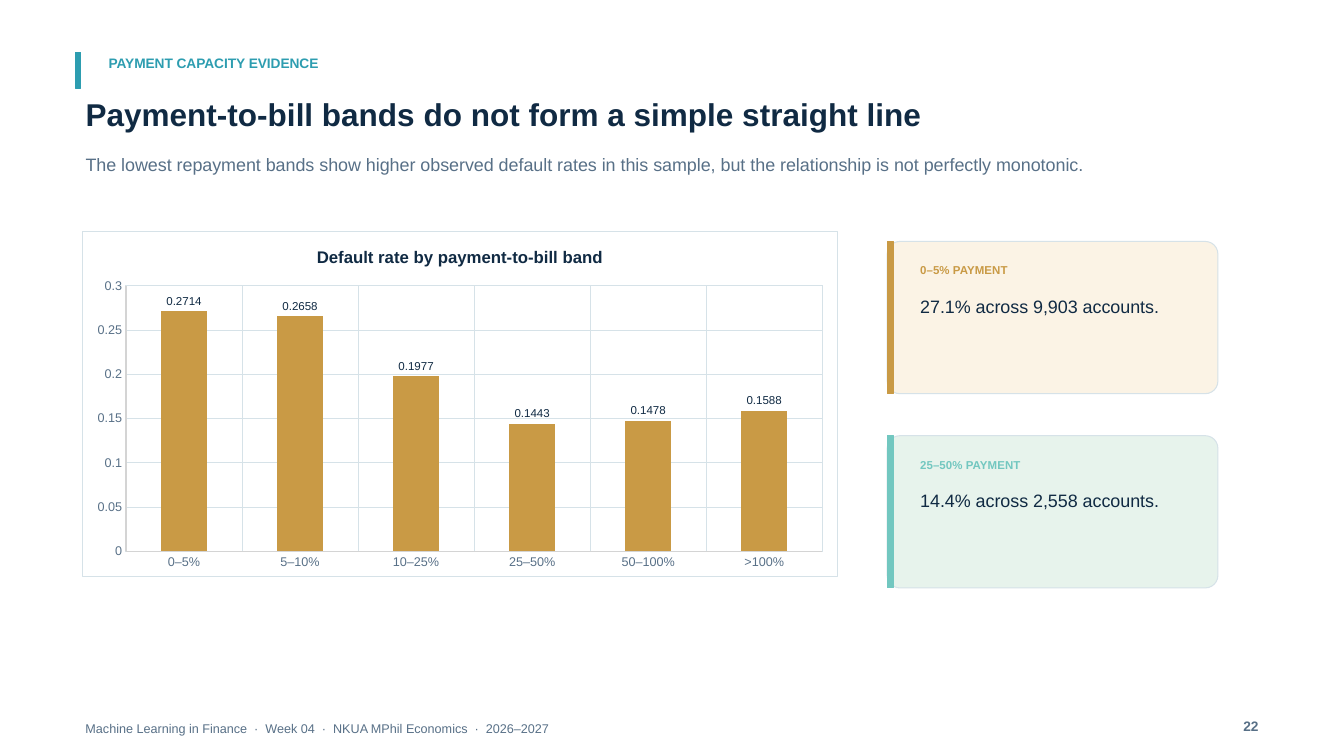
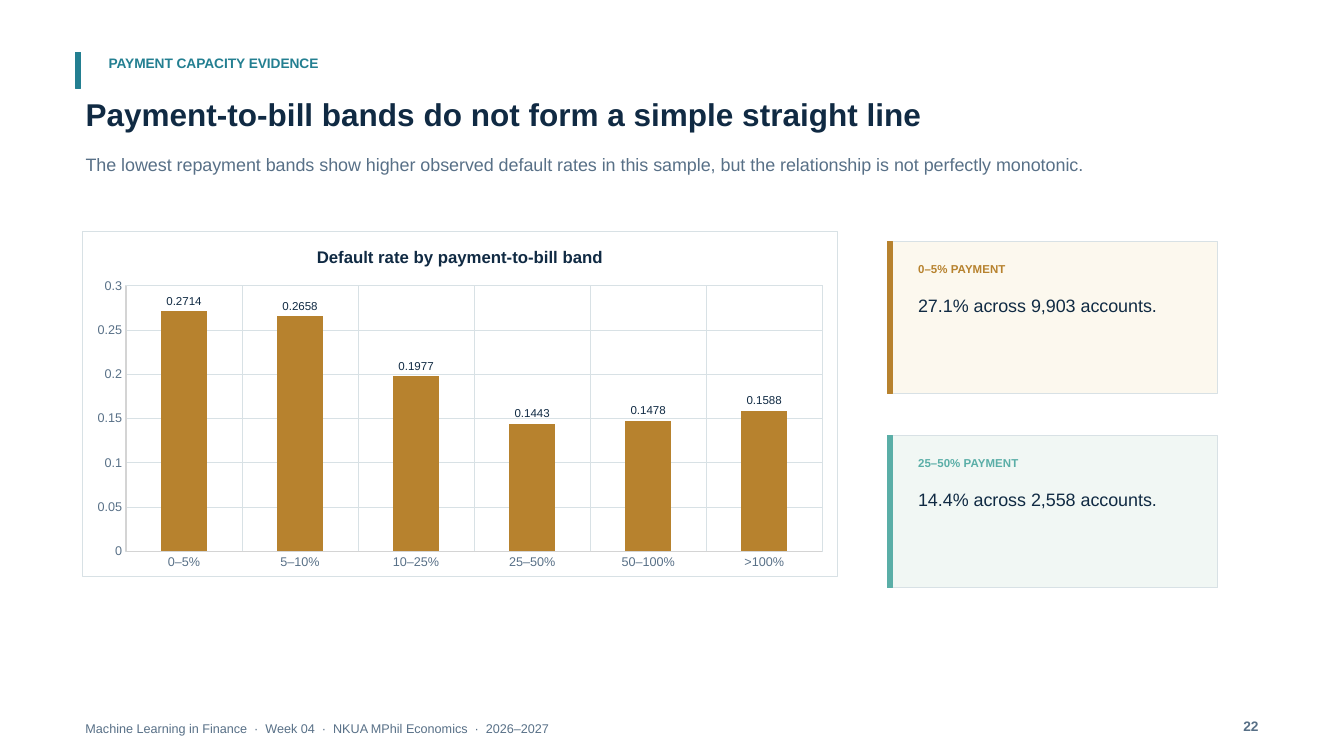
Before and after one commit to fkottas/Teaching-Courses, a slide deck: slide 22 of Machine Learning in Finance/2026-2027/lectures/week-04/slides/Lecture_04_Feature_Engineering_for_Financial_Data_2026-2027.pptx. Drawn at 1344x756 pixels with LibreOffice and Linux fonts; fonts in the diff are those of the drawing. Boxes give left, top, right and bottom in pixels: in the first picture for what was removed or moved away, otherwise in the second. Text is boxed around its words. In the diff, an @@ line names an element or a change of style, - is before the commit and + after.

```diff
--- a/Machine Learning in Finance/2026-2027/lectures/week-04/slides/Lecture_04_Feature_Engineering_for_Financial_Data_2026-2027.pptx
+++ b/Machine Learning in Finance/2026-2027/lectures/week-04/slides/Lecture_04_Feature_Engineering_for_Financial_Data_2026-2027.pptx
@@ rectangle at (x1=76, y1=52, x2=81, y2=88): fill #2D9DB0 to #237F91; outline #2D9DB0 0.75 pt to #237F91 0.75 pt @@
@@ text "PAYMENT CAPACITY EVIDENCE" at (x1=109, y1=58, x2=319, y2=68): text colour #2D9DB0 to #237F91 @@
@@ column chart at (x1=82, y1=231, x2=838, y2=578) @@
@@ colour of Series 1 #C99A45 to #B7822E @@
@@ category axis changed @@
@@ value axis changed @@
@@ border changed @@
@@ rectangle at (x1=887, y1=242, x2=892, y2=394): fill #C99A45 to #B7822E; outline #C99A45 0.75 pt to #B7822E 0.75 pt @@
@@ rectangle at (x1=887, y1=242, x2=1218, y2=394): rounded rectangle to rectangle; fill #FBF3E5 to #FCF8EE; outline #D6E2E8 0.75 pt to #D8E1E5 0.75 pt @@
@@ text "0–5% PAYMENT" at (x1=918, y1=265, x2=1006, y2=273): text colour #C99A45 to #B7822E @@
@@ rectangle at (x1=887, y1=436, x2=892, y2=588): fill #72C7C0 to #5AAEA7; outline #72C7C0 0.75 pt to #5AAEA7 0.75 pt @@
@@ rectangle at (x1=887, y1=436, x2=1218, y2=588): rounded rectangle to rectangle; fill #E7F3EC to #F1F7F4; outline #D6E2E8 0.75 pt to #D8E1E5 0.75 pt @@
@@ text "25–50% PAYMENT" at (x1=918, y1=459, x2=1019, y2=467): text colour #72C7C0 to #5AAEA7 @@
```
Also in this commit, not shown: 88 other slides changed, 1 slide added, 1 slide removed, 4 other files.
